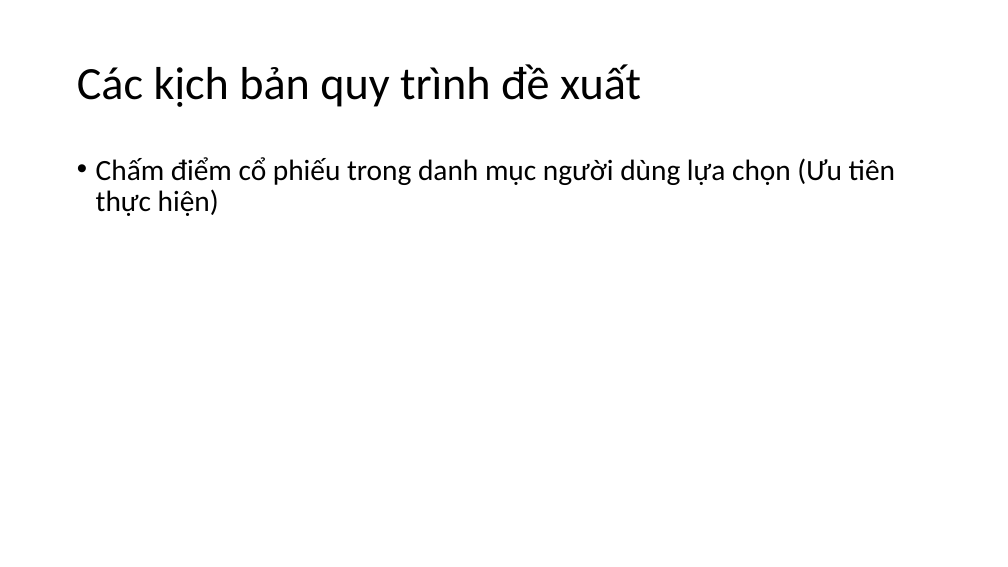
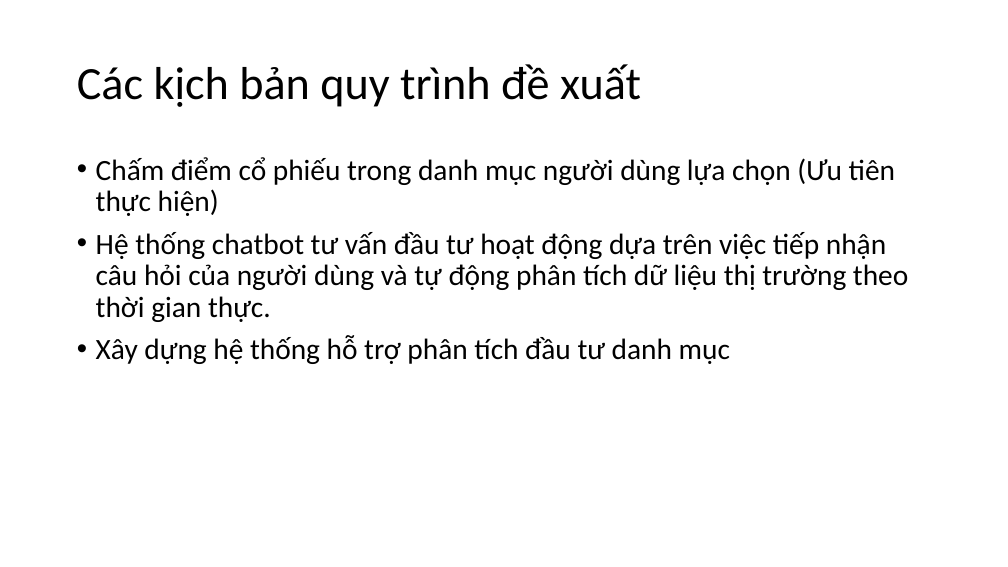
Before and after one commit to CallmeSen/CCNLTHD, a slide deck: slide 4 of Development_Process/Week_10/Report_Progress_Week10.pptx. Drawn at 1008x567 pixels with LibreOffice and Linux fonts; fonts in the diff are those of the drawing. Boxes give left, top, right and bottom in pixels: in the first picture for what was removed or moved away, otherwise in the second. Text is boxed around its words. In the diff, an @@ line names an element or a change of style, - is before the commit and + after.

```diff
--- a/Development_Process/Week_10/Report_Progress_Week10.pptx
+++ b/Development_Process/Week_10/Report_Progress_Week10.pptx
@@ text at box(96, 232, 908, 364): paragraphs added @@
+• Hệ thống chatbot tư vấn đầu tư hoạt động dựa trên việc tiếp nhận câu hỏi của người dùng và tự động phân tích dữ liệu thị trường theo thời gian thực.
+• Xây dựng hệ thống hỗ trợ phân tích đầu tư danh mục
```
Also in this commit, not shown: 1 other slide changed, 16 slides added, 5 other files.
